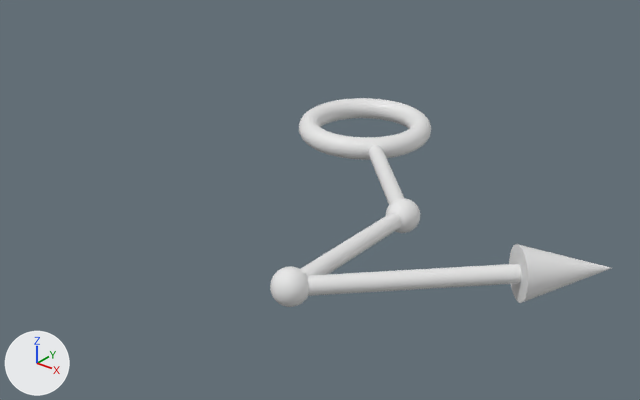
The OBJ model Assets/Modules/Azure/Assets/Arrows/Arrow-103.obj as it was, and as the next commit left it.
Before and after are seen from a 50 mm lens placed at (3.48, -4.86, 2.31), pointed at (0.21, -0.78, -0.22). Lighting does not change. The marker at lower left points along +X, +Y and +Z. Where no turn or scale is listed for an object, it has been applied to the vertices. Vertices at the same position are counted once.

The older version as bpy lines, for what is in view:
```python
me_arrow_103 = bpy.data.meshes.new('Arrow-103')
me_arrow_103.from_pydata(...)  # 3265 vertices, 3143 faces; spans x -0.47..2.18, y -2.1..0.47, z -0.15..0.15
ob_arrow_103 = bpy.data.objects.new('Arrow-103', me_arrow_103)
ob_arrow_103.location = (0.0, 0.0, 0.0)
```
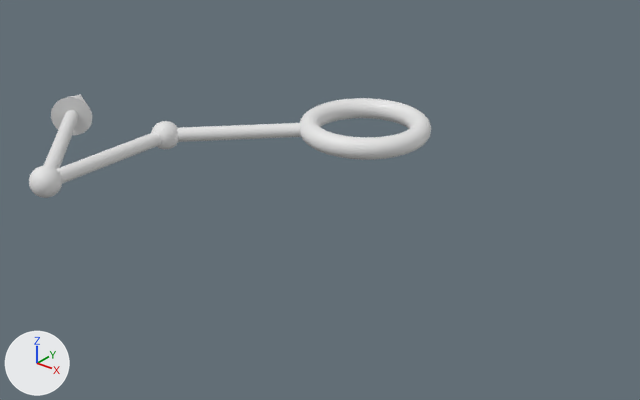
What differs and where, as boxes (x1, y1, x2, y2) in the pictures (640 x 400 px; the box of a moved part takes in the faces that stretch with it):
'Arrow-103', reshaped (18% wider, 50% shorter): before (270, 98, 611, 307); after (29, 94, 431, 198)
part 1 of me_arrow_103, moved or reshaped: before (301, 145, 521, 296); after (43, 110, 302, 184)
part 2 of me_arrow_103, moved or reshaped: before (509, 244, 611, 303); after (51, 94, 92, 135)
part 3 of me_arrow_103, added: after (151, 121, 178, 149)
part 4 of me_arrow_103, added: after (29, 166, 62, 198)
part 5 of me_arrow_103, deleted: before (270, 267, 309, 307)
part 6 of me_arrow_103, deleted: before (386, 198, 420, 233)

What the commit changed:
me_arrow_103 is used by ob_arrow_103; location (0.0, 0.0, 0.0).
me_arrow_103 had 3265 vertices, 3143 faces and spanned x -0.47..2.18, y -2.1..0.47, z -0.15..0.15.
me_arrow_103 now has 3263 vertices, 3143 faces and spans x -2.18..0.47, y -2.1..0.47, z -0.15..0.15.
me_arrow_103 part 1: the loose piece of 188 vertices spanning x 0.25..2.04, y -2.04..-0.25, z -0.05..0.05 is turned -180 degrees about the y axis through the mesh origin.
me_arrow_103 part 2: the loose piece of 33 vertices spanning x 1.72..2.18, y -1.28..-0.82, z -0.15..0.15 is turned -180 degrees about the y axis through the mesh origin.
me_arrow_103 part 3: a new loose piece of 1009 vertices spanning x -1.1..-0.9, y -1.1..-0.9, z -0.1..0.1.
me_arrow_103 part 4: a new loose piece of 1009 vertices spanning x -1.1..-0.9, y -2.1..-1.9, z -0.1..0.1.
me_arrow_103 part 5: the loose piece of 1010 vertices spanning x 0.9..1.1, y -2.1..-1.9, z -0.1..0.1 is deleted.
me_arrow_103 part 6: the loose piece of 1010 vertices spanning x 0.9..1.1, y -1.1..-0.9, z -0.1..0.1 is deleted.
